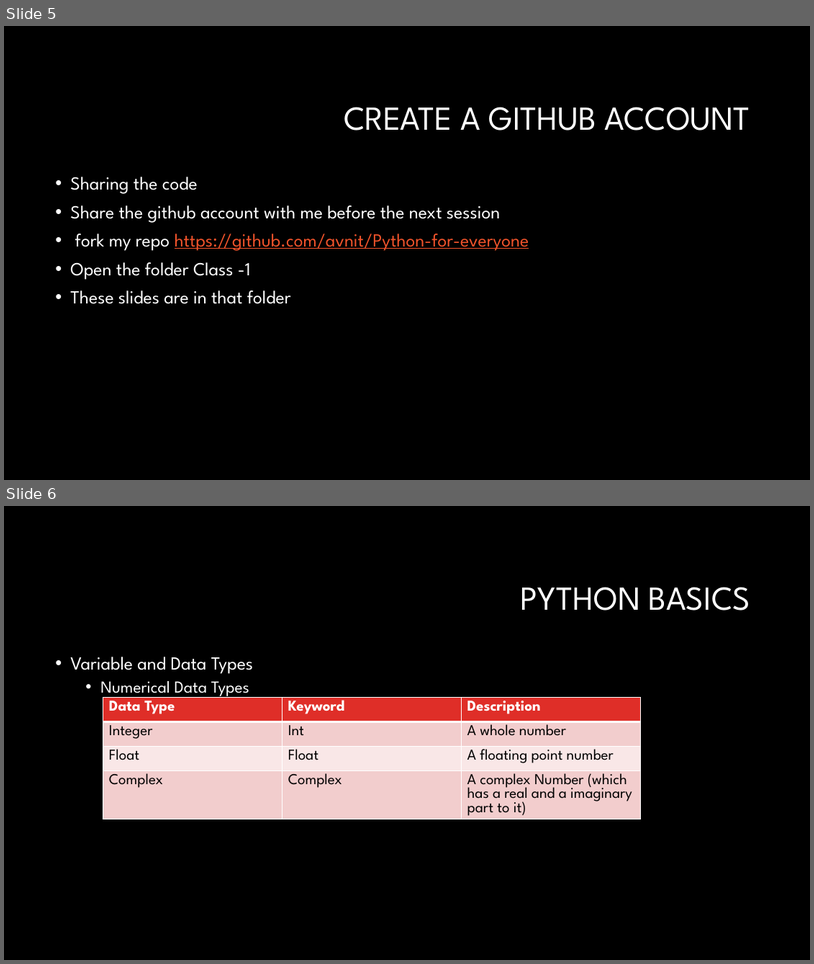
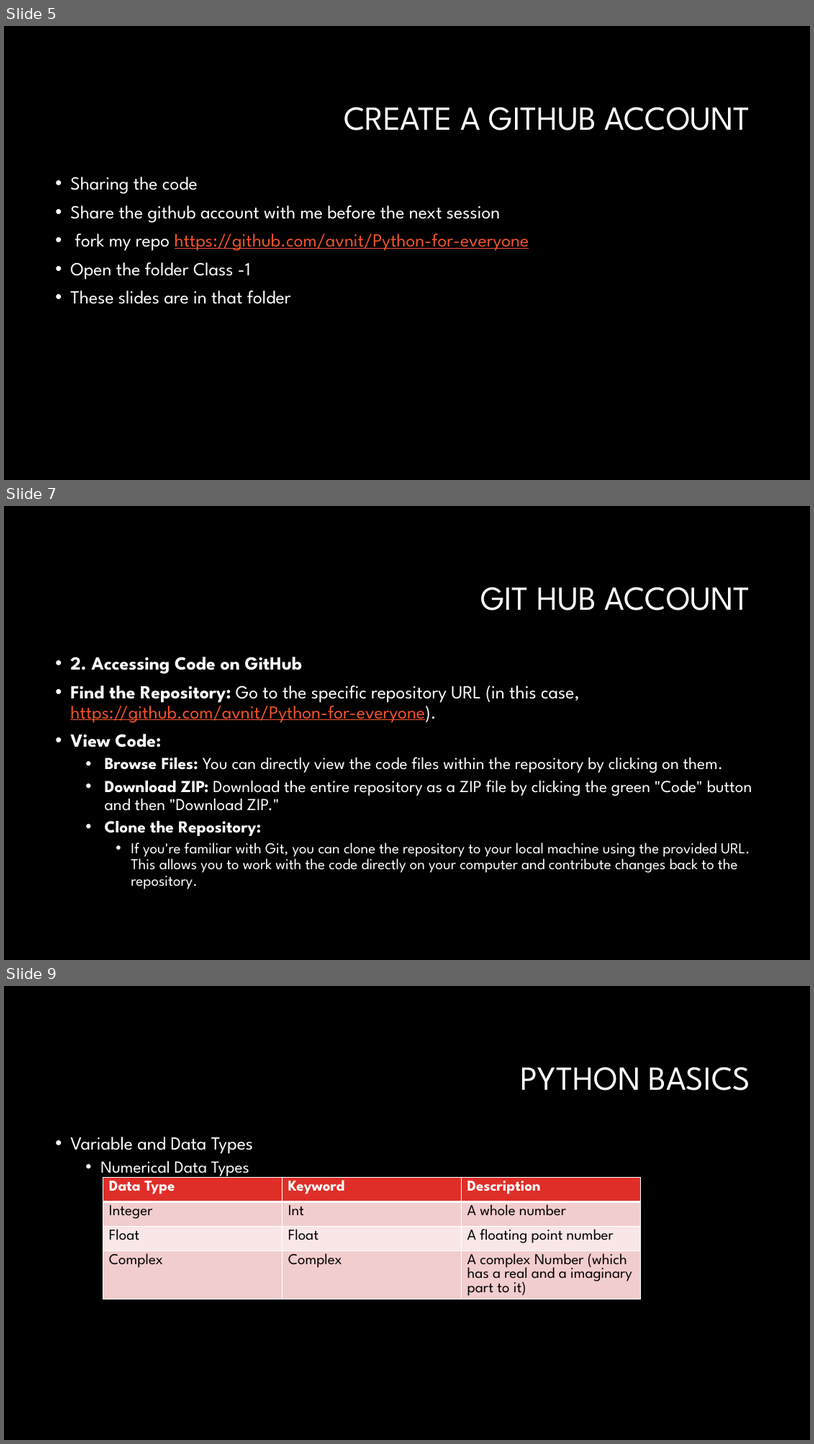
Before and after one commit to LuyangYin1/Python-for-everyone, a slide deck: Class-1/Python For Everyone.pptx. Shown one above the other, each under a label of ours: slides 5 and 6 before the commit, slides 5, 7 and 9 after it; the slides between them are not shown. The pictures are 814x964 and 814x1444 pixels, drawn with LibreOffice and Linux fonts; fonts in the diff are those of the drawing; background and template pictures are left out. Boxes give left, top, right and bottom in pixels: in the first picture for what was removed or moved away, otherwise in the second. Text is boxed around its words. In the diff, an @@ line names an element or a change of style, - is before the commit and + after.

```diff
--- a/Class-1/Python For Everyone.pptx
+++ b/Class-1/Python For Everyone.pptx
@@ slide 7 added at box(4, 506, 810, 960), background #000000 @@
@@ title added at box(481, 587, 751, 610), 40 pt, text #FFFFFF @@
+GIT HUB ACCOUNT
@@ text added at box(70, 656, 753, 889), 20 pt, text #FFFFFF @@
+• 2. Accessing Code on GitHub
+• Find the Repository: Go to the specific repository URL (in this case, https://github.com/avnit/Python-for-everyone).
+• View Code:
+  • Browse Files: You can directly view the code files within the repository by clicking on them.
+  • Download ZIP: Download the entire repository as a ZIP file by clicking the green "Code" button and then "Download ZIP."
+  • Clone the Repository:
+    • If you're familiar with Git, you can clone the repository to your local machine using the provided URL. This allows you to work with the code directly on your computer and contribute changes back to the repository.
@@ what was slide 6 is now slide 9 @@
```
Also in this commit, not shown: 2 other slides added.
